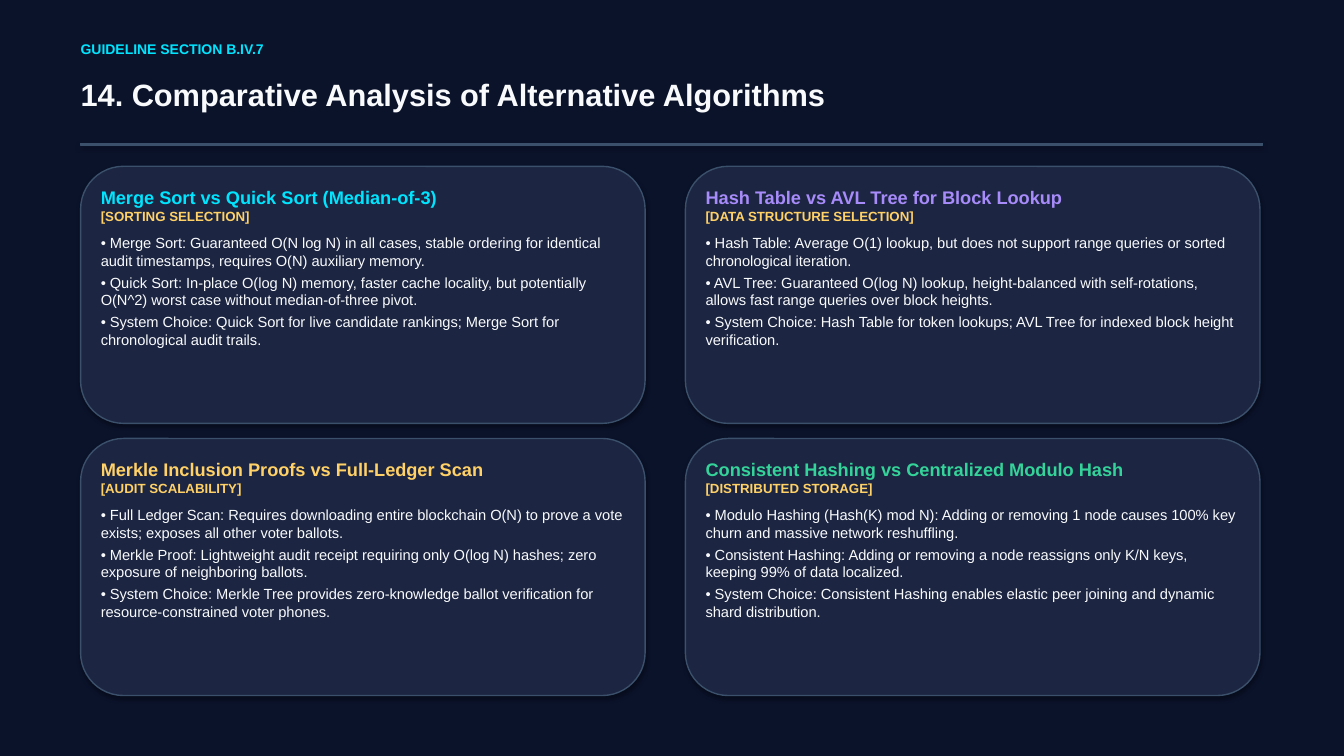
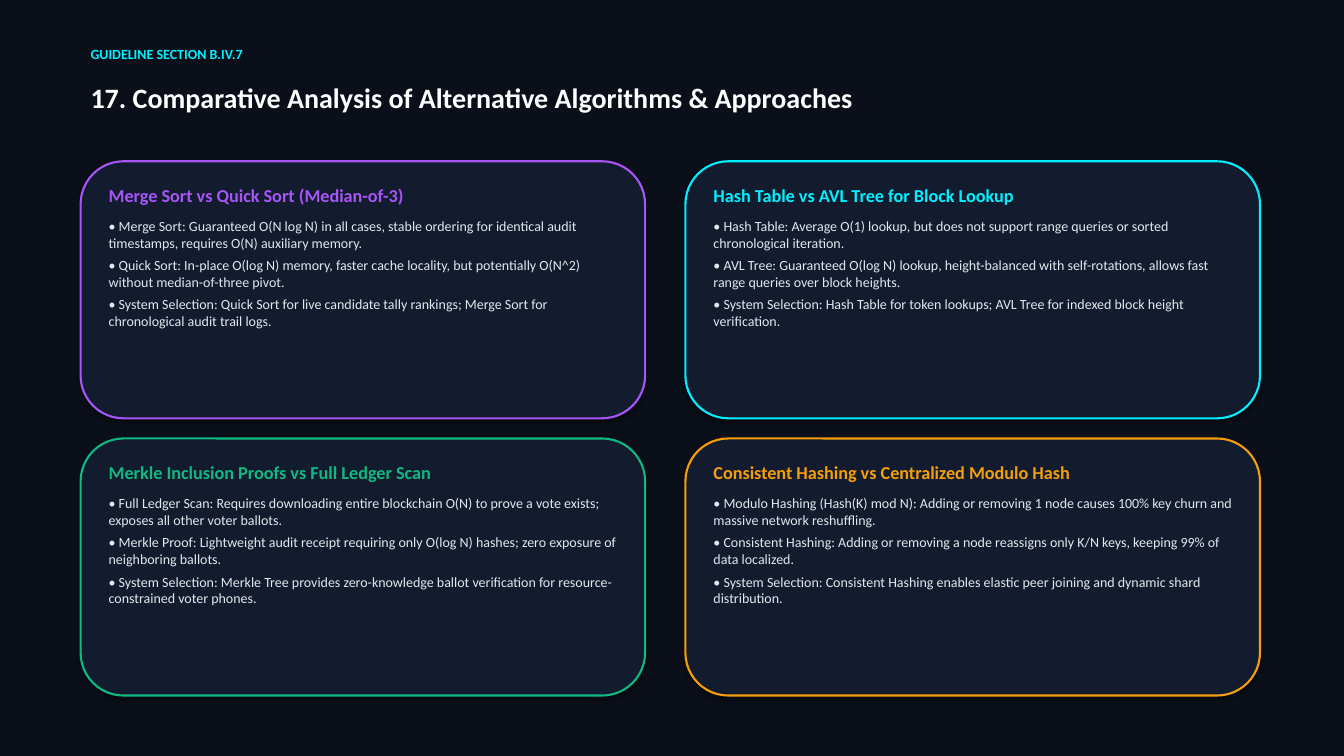
Before and after one commit to kgnawinkg-tech/Decentralised-Voting-System, a slide deck: slide 18 of Decentralized_Blockchain_Voting_System_DSA.pptx (slide 15 before the commit). Drawn at 1344x756 pixels with LibreOffice and Linux fonts; fonts in the diff are those of the drawing. Boxes give left, top, right and bottom in pixels: in the first picture for what was removed or moved away, otherwise in the second. Text is boxed around its words. In the diff, an @@ line names an element or a change of style, - is before the commit and + after.

```diff
--- a/Decentralized_Blockchain_Voting_System_DSA.pptx
+++ b/Decentralized_Blockchain_Voting_System_DSA.pptx
@@ background #0B132B to #0B0F19 @@
@@ text "GUIDELINE SECTION B.IV.7" at bbox=[91, 50, 243, 59]: font Arial to Calibri, text colour #00E5FF to #00F0FF @@
@@ text at bbox=[91, 88, 853, 113]: text changed; size 22 to 20 pt; font Arial to Calibri; text colour #F8FAFC to #FFFFFF @@
-14. Comparative Analysis of Alternative Algorithms
+17. Comparative Analysis of Alternative Algorithms & Approaches
@@ rectangle removed at bbox=[81, 143, 1263, 145] @@
@@ rounded rectangle: place and size @@
-rounded rectangle at bbox=[81, 166, 645, 423]
+rounded rectangle at bbox=[81, 161, 645, 418]
@@ rounded rectangle at bbox=[81, 161, 645, 418]: fill #1C2541 to #131C2E; outline #3A506B 1 pt to #A855F7 1.5 pt @@
@@ text "Merge Sort vs Quick Sort ...": place and size @@
-text "Merge Sort vs Quick Sort ..." at bbox=[101, 191, 601, 348]
+text "Merge Sort vs Quick Sort ..." at bbox=[109, 188, 580, 329]
@@ rounded rectangle: place and size @@
-rounded rectangle at bbox=[686, 166, 1260, 423]
+rounded rectangle at bbox=[686, 161, 1260, 418]
@@ rounded rectangle at bbox=[686, 161, 1260, 418]: fill #1C2541 to #131C2E; outline #3A506B 1 pt to #00F0FF 1.5 pt @@
@@ text "Hash Table vs AVL Tree ...": place and size @@
-text "Hash Table vs AVL Tree ..." at bbox=[706, 191, 1234, 345]
+text "Hash Table vs AVL Tree ..." at bbox=[713, 189, 1209, 326]
@@ text at bbox=[109, 188, 576, 251]: font Arial to Calibri in "Merge Sort vs Quick Sort (Median-of-3)", "• Merge Sort: Guaranteed O(N log N) ..."; text colour #00E5FF to #A855F7 in "Merge Sort vs Quick Sort (Median-of-3)"; size 10.5 to 10 pt, text colour #F8FAFC to #E2E8F0 in "• Merge Sort: Guaranteed O(N log N) ..."; more space between paragraphs @@
@@ text at bbox=[713, 189, 1209, 290]: font Arial to Calibri in "Hash Table vs AVL Tree for Block ...", "• Hash Table: Average O(1) lookup, but ...", "• AVL Tree: Guaranteed O(log N) lookup, ..."; text colour #A78BFA to #00F0FF in "Hash Table vs AVL Tree for Block ..."; size 10.5 to 10 pt, text colour #F8FAFC to #E2E8F0 in "• Hash Table: Average O(1) lookup, but ...", "• AVL Tree: Guaranteed O(log N) lookup, ..."; more space between paragraphs @@
@@ text at bbox=[101, 211, 249, 224]: paragraph removed @@
-[SORTING SELECTION]
@@ text at bbox=[706, 211, 913, 224]: paragraph removed @@
-[DATA STRUCTURE SELECTION]
@@ text at bbox=[109, 260, 580, 329]: text changed; size 10.5 to 10 pt; font Arial to Calibri; text colour #F8FAFC to #E2E8F0 @@
-• Quick Sort: In-place O(log N) memory, faster cache locality, but potentially O(N^2) worst case without median-of-three pivot.
-• System Choice: Quick Sort for live candidate rankings; Merge Sort for chronological audit trails.
+• Quick Sort: In-place O(log N) memory, faster cache locality, but potentially O(N^2) without median-of-three pivot.
+• System Selection: Quick Sort for live candidate tally rankings; Merge Sort for chronological audit trail logs.
@@ text at bbox=[713, 299, 1184, 326]: text changed; size 10.5 to 10 pt; font Arial to Calibri; text colour #F8FAFC to #E2E8F0 @@
-• System Choice: Hash Table for token lookups; AVL Tree for indexed block height verification.
+• System Selection: Hash Table for token lookups; AVL Tree for indexed block height verification.
@@ rounded rectangle at bbox=[81, 439, 645, 696]: fill #1C2541 to #131C2E; outline #3A506B 1 pt to #10B981 1.5 pt @@
@@ rounded rectangle at bbox=[686, 439, 1260, 696]: fill #1C2541 to #131C2E; outline #3A506B 1 pt to #F59E0B 1.5 pt @@
@@ text at bbox=[109, 466, 431, 482]: text changed; font Arial to Calibri; text colour #FFD166 to #10B981 @@
-Merkle Inclusion Proofs vs Full-Ledger Scan
-[AUDIT SCALABILITY]
+Merkle Inclusion Proofs vs Full Ledger Scan
@@ text at bbox=[713, 466, 1231, 564]: font Arial to Calibri in "Consistent Hashing vs Centralized Modulo Hash", "• Modulo Hashing (Hash(K) mod N): Adding ...", "• Consistent Hashing: Adding or removing a ..."; text colour #34D399 to #F59E0B in "Consistent Hashing vs Centralized Modulo Hash"; size 10.5 to 10 pt, text colour #F8FAFC to #E2E8F0 in "• Modulo Hashing (Hash(K) mod N): Adding ...", "• Consistent Hashing: Adding or removing a ..."; more space between paragraphs @@
@@ text at bbox=[109, 498, 616, 567]: size 10.5 to 10 pt, font Arial to Calibri, text colour #F8FAFC to #E2E8F0 in "• Full Ledger Scan: Requires downloading entire ...", "• Merkle Proof: Lightweight audit receipt requiring ..."; more space between paragraphs @@
@@ text at bbox=[706, 483, 873, 496]: paragraph removed @@
-[DISTRIBUTED STORAGE]
@@ text at bbox=[109, 577, 612, 605]: text changed; size 10.5 to 10 pt; font Arial to Calibri; text colour #F8FAFC to #E2E8F0 @@
-• System Choice: Merkle Tree provides zero-knowledge ballot verification for resource-constrained voter phones.
+• System Selection: Merkle Tree provides zero-knowledge ballot verification for resource-constrained voter phones.
@@ text at bbox=[713, 577, 1201, 603]: text changed; size 10.5 to 10 pt; font Arial to Calibri; text colour #F8FAFC to #E2E8F0 @@
-• System Choice: Consistent Hashing enables elastic peer joining and dynamic shard distribution.
+• System Selection: Consistent Hashing enables elastic peer joining and dynamic shard distribution.
```
Also in this commit, not shown: 6 other slides changed, 16 slides added, 13 slides removed, 10 other files.
